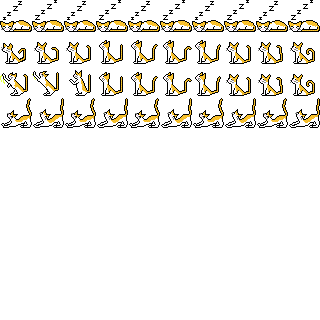
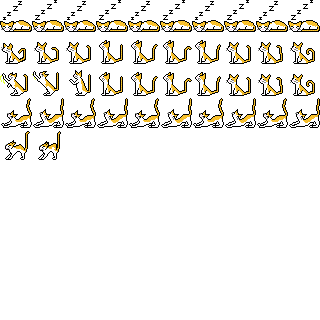
Layered file, before and after one edit (320×320). Changes by layer:
showed "Layer 23", painted on it over [5, 131, 61, 160]
